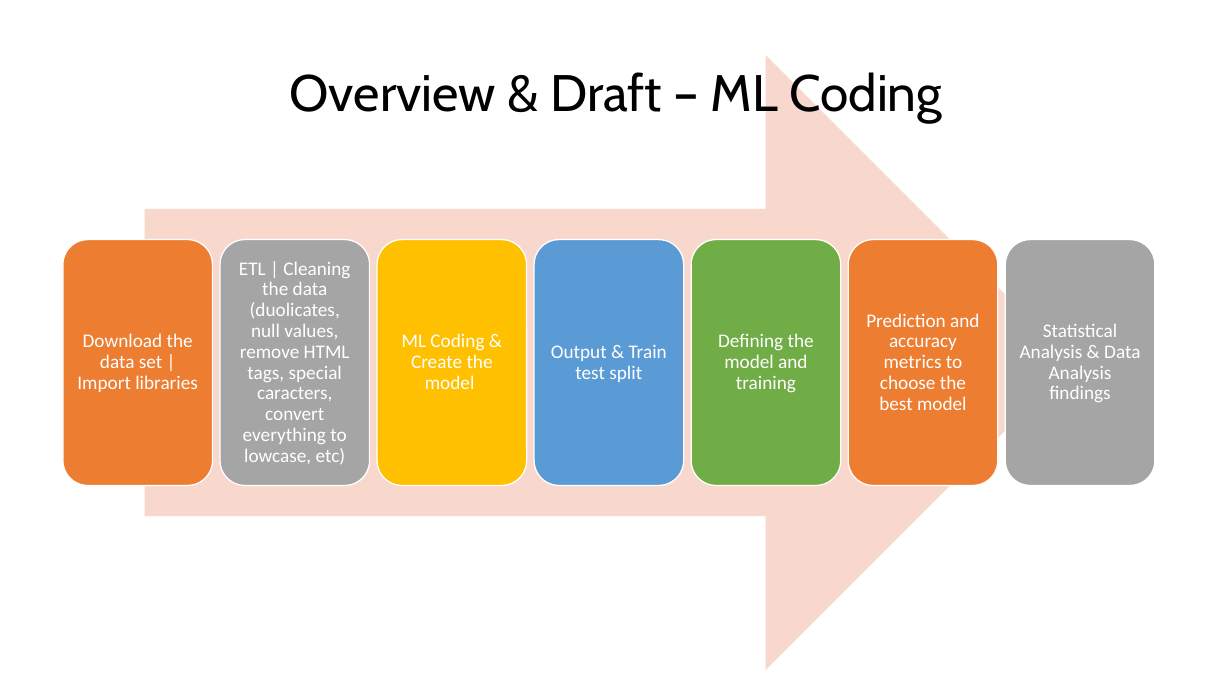
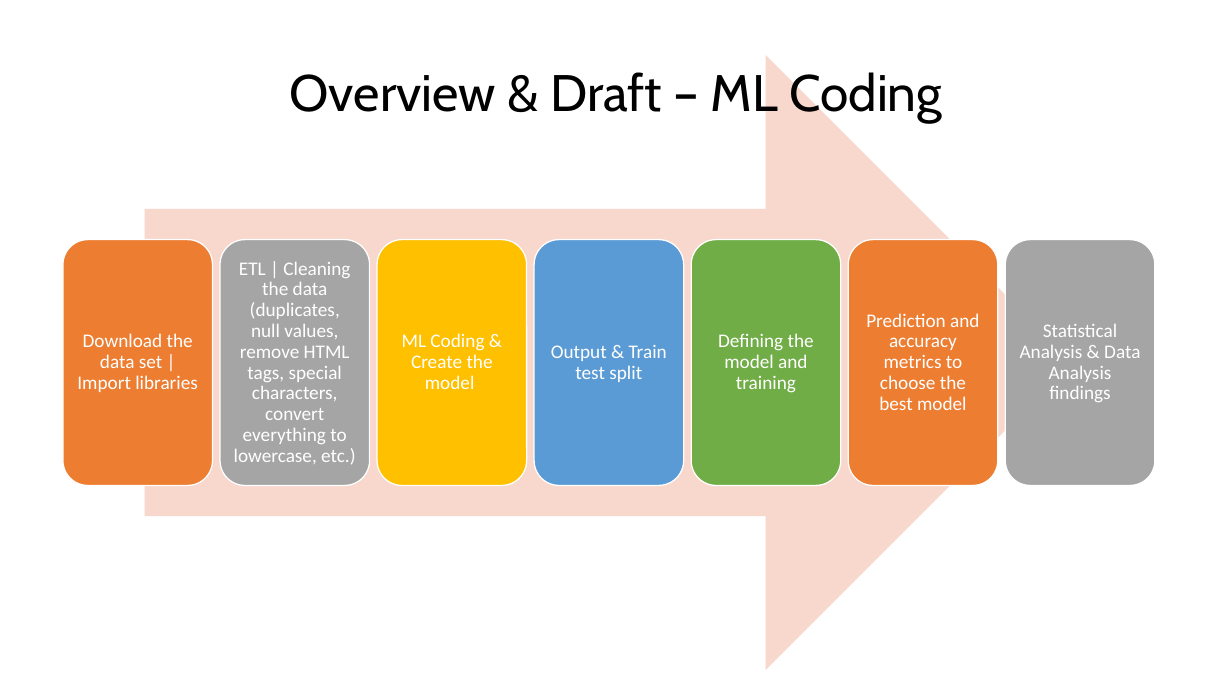
Before and after one commit to ByronKrauskopf/ML_Movie_Recommendations_Systems, a slide deck: slide 3 of Resources/Project-Roadmap-PowerPoint-Group3.pptx. Drawn at 1232x693 pixels with LibreOffice and Linux fonts; fonts in the diff are those of the drawing. Boxes give left, top, right and bottom in pixels: in the first picture for what was removed or moved away, otherwise in the second. Text is boxed around its words. In the diff, an @@ line names an element or a change of style, - is before the commit and + after.

```diff
--- a/Resources/Project-Roadmap-PowerPoint-Group3.pptx
+++ b/Resources/Project-Roadmap-PowerPoint-Group3.pptx
@@ text at [234,262,355,464]: text changed @@
-ETL | Cleaning the data (duolicates, null values, remove HTML tags, special caracters, convert everything to lowcase, etc)
+ETL | Cleaning the data (duplicates, null values, remove HTML tags, special characters, convert everything to lowercase, etc.)
```
Also in this commit, not shown: 1 other slide changed, 3 other files.
